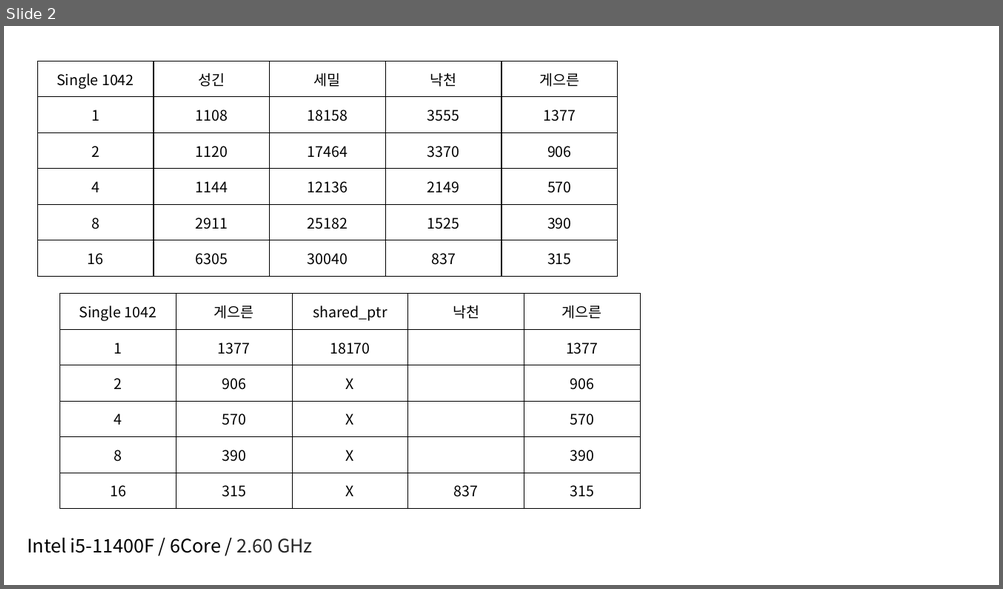
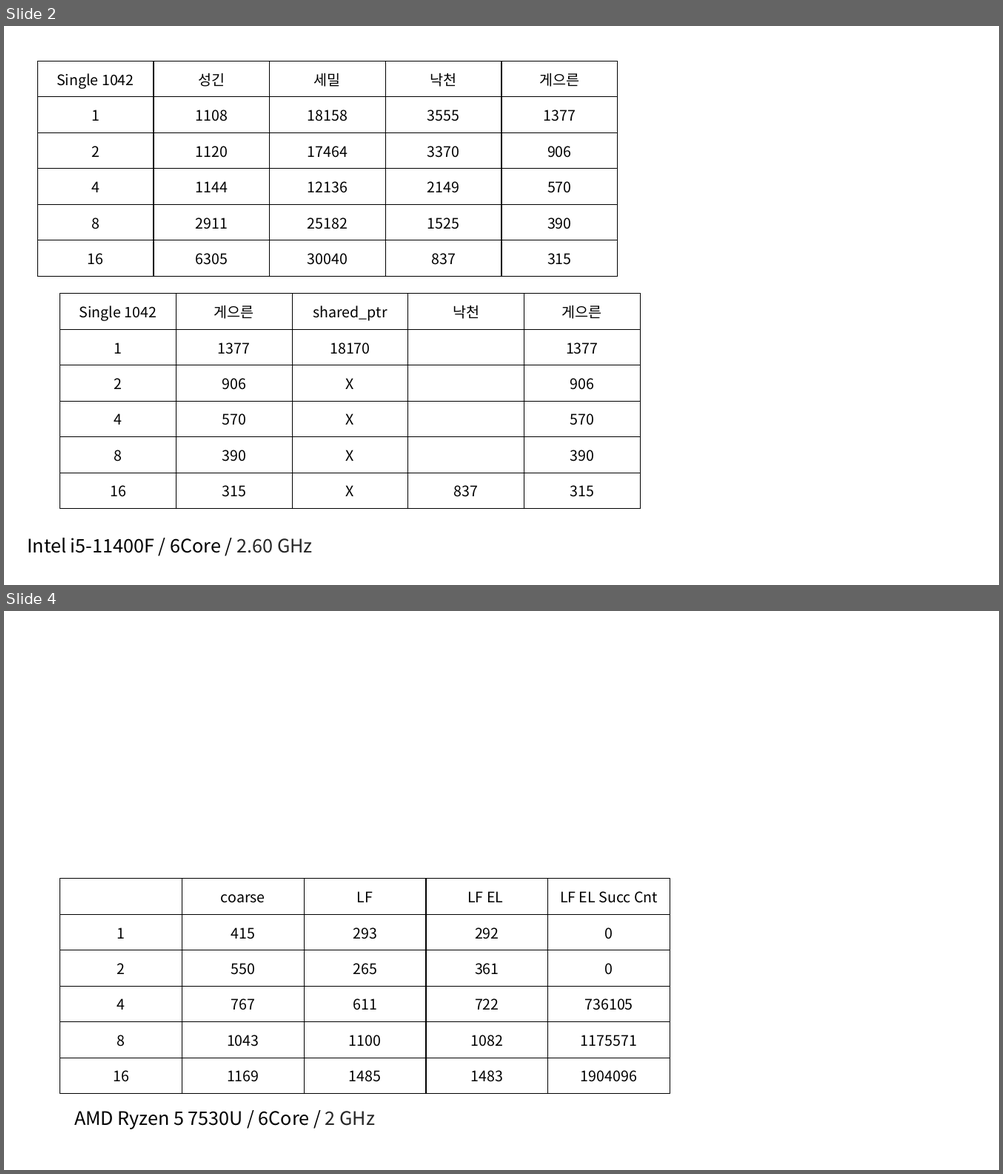
Before and after one commit to ChamChiCham/multi_core, a slide deck: MCP2025/새 프레젠테이션 문서.pptx. Shown one above the other, each under a label of ours: slide 2 before the commit, slides 2 and 4 after it; the slides between them are not shown. The pictures are 1003x589 and 1003x1174 pixels, drawn with LibreOffice and Linux fonts; fonts in the diff are those of the drawing. Boxes give left, top, right and bottom in pixels: in the first picture for what was removed or moved away, otherwise in the second. Text is boxed around its words. In the diff, an @@ line names an element or a change of style, - is before the commit and + after.

```diff
--- a/MCP2025/새 프레젠테이션 문서.pptx
+++ b/MCP2025/새 프레젠테이션 문서.pptx
@@ slide 4 added at bbox=[4, 611, 999, 1170], background #FFFFFF @@
@@ table added at bbox=[60, 879, 668, 1094], 6 rows, 5 columns @@
+ | coarse | LF | LF EL | LF EL Succ Cnt
+1 | 415 | 293 | 292 | 0
+2 | 550 | 265 | 361 | 0
+4 | 767 | 611 | 722 | 736105
+8 | 1043 | 1100 | 1082 | 1175571
+16 | 1169 | 1485 | 1483 | 1904096
@@ text added at bbox=[74, 1111, 375, 1130], 18 pt, text #000000 @@
+AMD Ryzen 5 7530U / 6Core / 2 GHz
```
Also in this commit, not shown: 5 other files.
